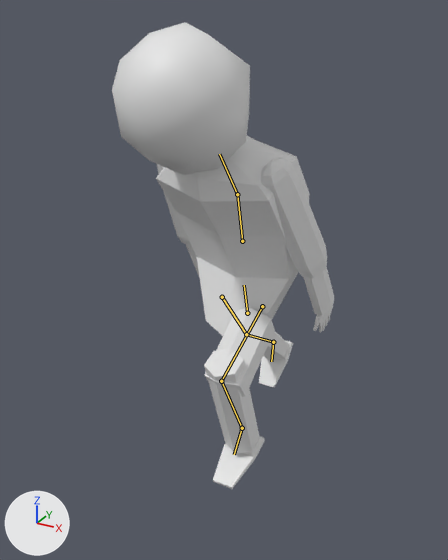
One commit to the FBX model Assets/humazoid.fbx: the scene before it, then after it.
Both versions are drawn from a 50 mm lens placed at (0.00874, -0.01638, 0.01782), pointed at (-0.00082, 0.001, 0.00913). The axes (+X, +Y, +Z) are drawn at lower left. The lights are the same throughout. Both versions are drawn at frame 1 of the action 'metarig|IDLE'; the numbers are the values there. The bones that change are drawn over the model as lines.

Names of what the first picture shows: 'Character', 'Character.001', 'Character.003', 'Character.004', 'Character.005', 'Character.006', 'Character.007', 'Character.008', 'Character.015', 'Character.016', 'Character.019', 'Head'.
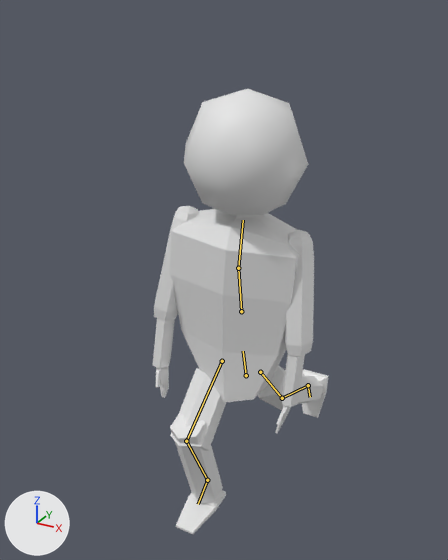
The edits, one by one:
Bone 'spine' (bone_spine) moves from (0.0, 0.131, -0.105) to (0.0, -0.119, -0.04).
Bone 'spine.002' (bone_spine_002) turns from (19, 0, 0) to (14, 0, 0) degrees about its own x, y and z.
Bone 'spine.003' (bone_spine_003) turns from (20, -7, 2) to (-8, 7, -6) degrees about its own x, y and z.
Bone 'thigh.L' (bone_thigh_l) turns from (-57, 0, 0) to (49, 0, 0) degrees about its own x, y and z.
Bone 'shin.L' (bone_shin_l) turns from (77, 0, 0) to (13, 0, 0) degrees about its own x, y and z.
Bone 'foot.L' (bone_foot_l) turns from (-1, 0, 0) to (20, 0, 0) degrees about its own x, y and z.
Bone 'thigh.R' (bone_thigh_r) turns from (46, 0, 0) to (-46, 0, 0) degrees about its own x, y and z.
Bone 'shin.R' (bone_shin_r) turns from (4, 0, 0) to (64, 0, 0) degrees about its own x, y and z.
Bone 'foot.R' (bone_foot_r) turns from (-1, 0, 0) to (-12, 0, 0) degrees about its own x, y and z.

What differs and where, as boxes (x1, y1, x2, y2) in the pictures (448 x 560 px):
'Character', posed
    before: (156, 135, 309, 336)
    after: (170, 209, 299, 403)
'Head', posed (10% narrower, 18% shorter)
    before: (112, 22, 250, 175)
    after: (184, 89, 308, 215)
'Character.015', posed (54% narrower)
    before: (261, 158, 327, 278)
    after: (284, 230, 314, 357)
'Character.004', posed
    before: (204, 349, 260, 454)
    after: (279, 376, 323, 407)
'Character.005', posed
    before: (204, 308, 275, 397)
    after: (257, 365, 302, 410)
'Character.001', posed
    before: (263, 331, 288, 361)
    after: (170, 413, 223, 503)
'Character.002', posed (not visible before)
    after: (170, 368, 226, 451)
'Character.016', posed (23% narrower, 8% taller)
    before: (304, 267, 334, 316)
    after: (282, 354, 305, 407)
'Character.007', posed
    before: (157, 164, 192, 246)
    after: (154, 206, 199, 321)
'Character.006', posed
    before: (213, 436, 265, 489)
    after: (302, 369, 328, 418)
'Character.003', posed
    before: (259, 340, 293, 387)
    after: (176, 490, 226, 534)
'Character.008', posed
    before: (186, 244, 200, 278)
    after: (153, 318, 175, 368)
'Character.019', posed
    before: (313, 310, 332, 333)
    after: (275, 405, 291, 433)
'Character.012', posed (not visible before)
    after: (156, 367, 169, 398)
bone 'spine', root to tip
    before: (247, 313) to (244, 285)
    after: (246, 375) to (243, 351)
bone 'spine.002', root to tip
    before: (242, 241) to (237, 194)
    after: (241, 311) to (238, 268)
bone 'spine.003', root to tip
    before: (237, 194) to (219, 154)
    after: (238, 268) to (243, 220)
bone 'thigh.L', root to tip
    before: (262, 306) to (221, 381)
    after: (260, 372) to (282, 398)
bone 'shin.L', root to tip
    before: (221, 381) to (242, 428)
    after: (282, 398) to (308, 385)
bone 'foot.L', root to tip
    before: (242, 428) to (234, 454)
    after: (308, 385) to (310, 397)
bone 'thigh.R', root to tip
    before: (222, 297) to (246, 334)
    after: (222, 361) to (186, 441)
bone 'shin.R', root to tip
    before: (246, 334) to (273, 342)
    after: (186, 441) to (207, 480)
bone 'foot.R', root to tip
    before: (273, 342) to (271, 361)
    after: (207, 480) to (198, 504)
